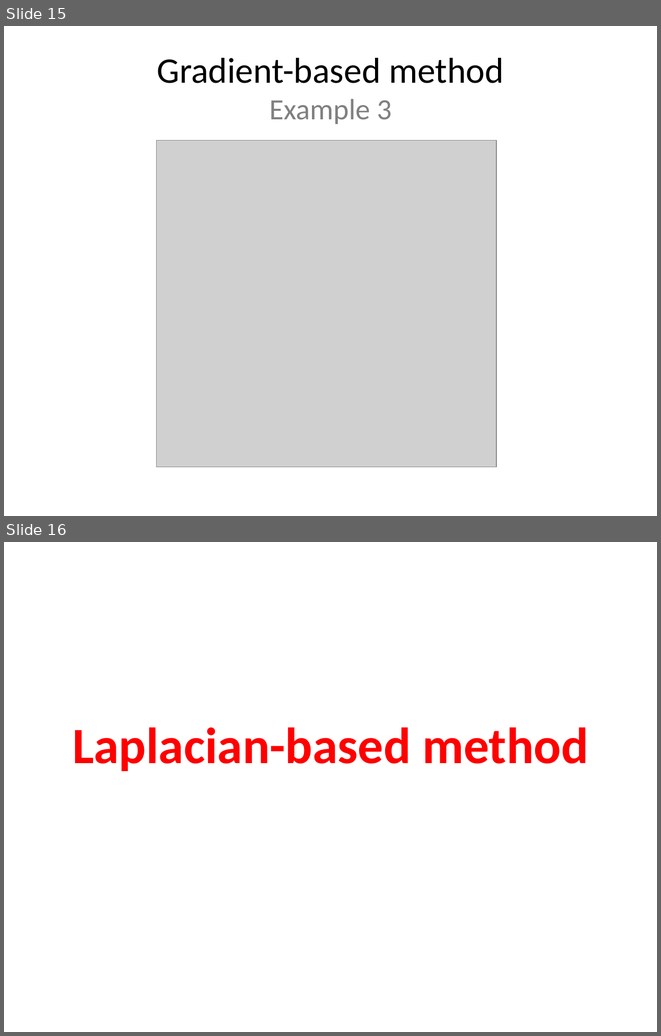
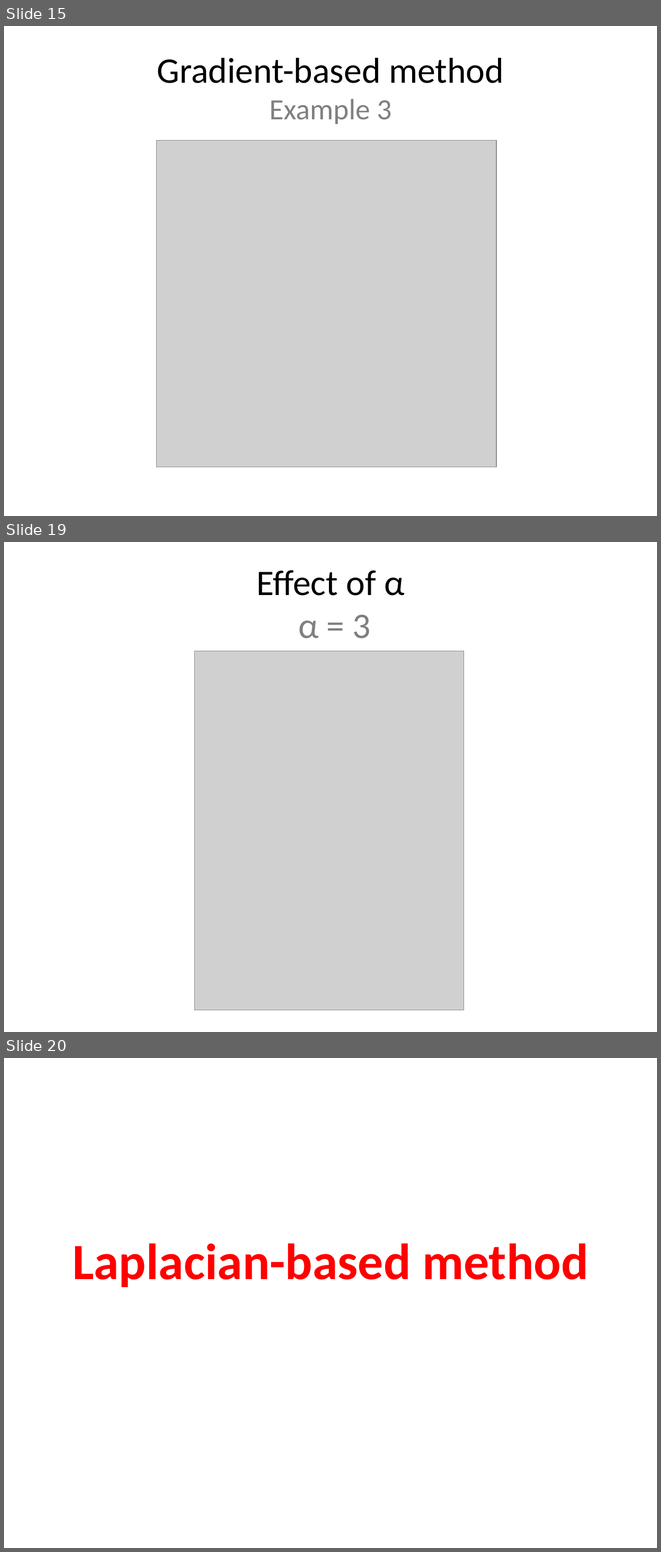
Before and after one commit to leoninnovate/6.344-Project, a slide deck: docs/presentation/presentation.pptx. Shown one above the other, each under a label of ours: slides 15 and 16 before the commit, slides 15, 19 and 20 after it; the slides between them are not shown. The pictures are 661x1036 and 661x1552 pixels, drawn with LibreOffice and Linux fonts; fonts in the diff are those of the drawing; grey boxes stand for pictures. Boxes give left, top, right and bottom in pixels: in the first picture for what was removed or moved away, otherwise in the second. Text is boxed around its words. In the diff, an @@ line names an element or a change of style, - is before the commit and + after.

```diff
--- a/docs/presentation/presentation.pptx
+++ b/docs/presentation/presentation.pptx
@@ slide 19 added at (4,542,657,1032), background #FFFFFF @@
@@ title added at (256,570,404,638), 39.6 pt, text #000000 @@
+Effect of α
+α = 3
@@ picture added at (195,651,464,1010) @@
@@ what was slide 16 is now slide 20 @@
```
Also in this commit, not shown: 5 other slides added.
